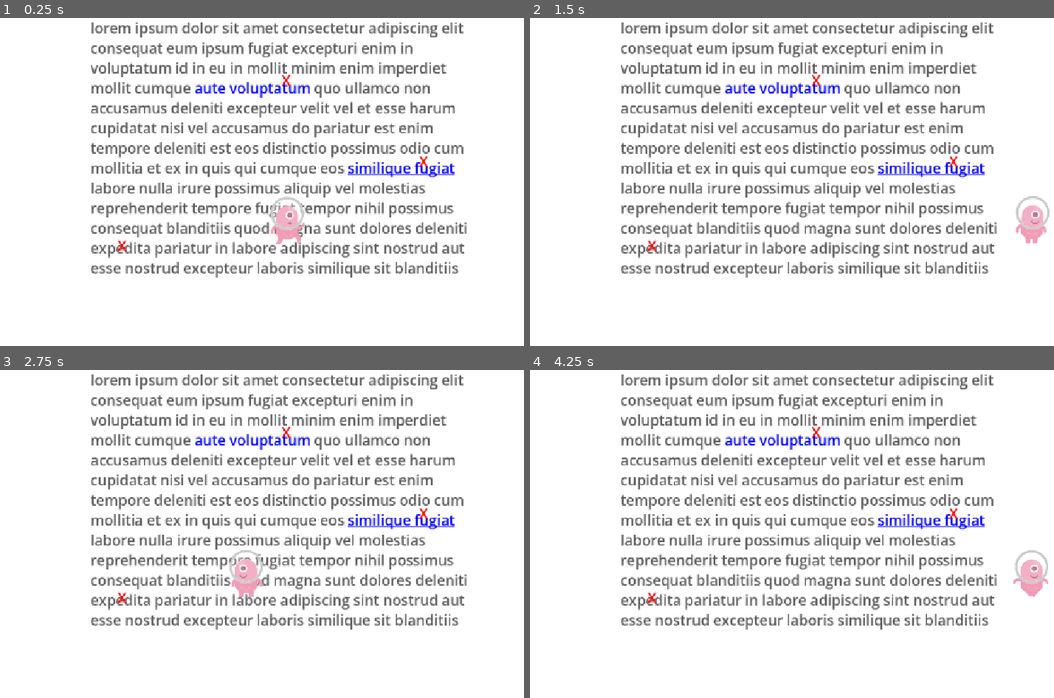
Above: before the commit, frames 1-4 (two rows, left to right).
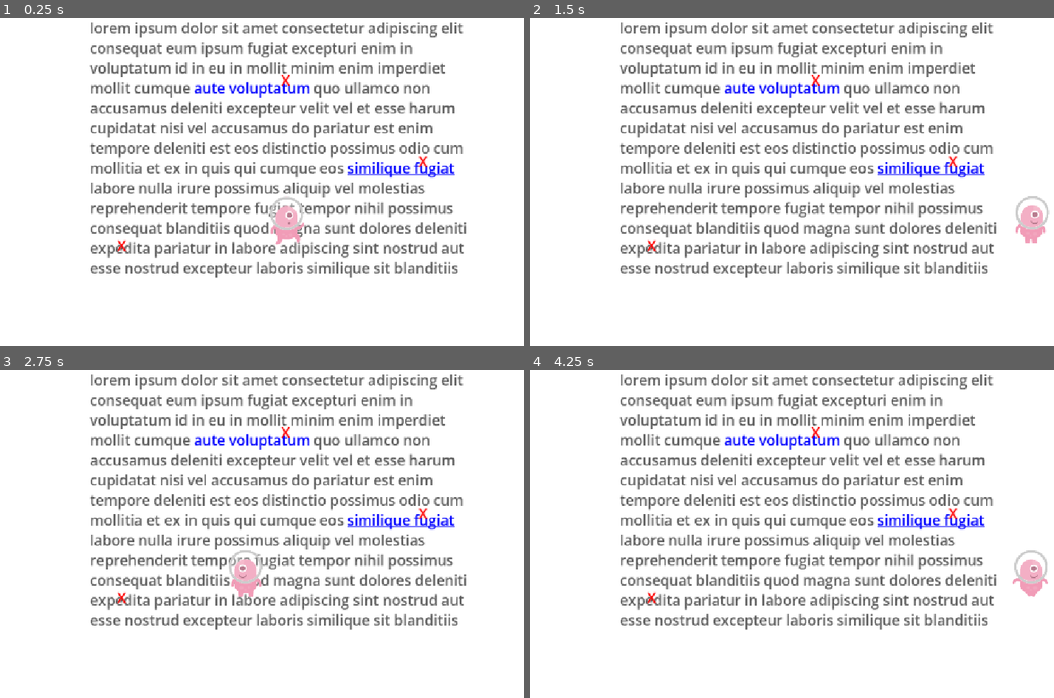
Above: after the commit, the same moments.

Repository: srikark45/AdBlock-Game
Game: Godot game, scene res://platformer/main.tscn
The game is run twice, just before and just after one commit, with the same random seed, the same clock (stepped at 60 frames per second) and the same inputs.
Inputs:
- Up to frame 1 (0.25 s): no input
- Up to frame 2 (1.5 s): hold D (Right) from 0.53 s (still down); tap S (Stomp) at 0.6, 1.35 s; tap Space (Jump) at 0.77 s
- Up to frame 3 (2.75 s): tap Space (Jump) at 1.52 s; release D (Right) at 2.03 s; hold A (Left) from 2.03 s (still down); tap S (Stomp) at 2.1 s
- Up to frame 4 (4.25 s): release A (Left) at 2.78 s; hold D (Right) from 2.78 s (still down); tap S (Stomp) at 2.85, 3.6 s; tap Space (Jump) at 3.02, 3.77 s

The runs differ from the first frame. In frame 1, 12% of the frame differs, in the area x 17-90%, y 1-80%; in frame 2, 12%; in frame 3, 12%; in frame 4, 12%, in the area x 17-99%, y 1-80%.

Commit message:
Follow the player vertically and keep them within the page edges

Diff:
--- a/platformer/main.tscn
+++ b/platformer/main.tscn
@@ -5,6 +5,13 @@
 [ext_resource type="Theme" uid="uid://dqemfcn7a82bj" path="res://platformer/background_text_theme.tres" id="2_hqbv0"]
 [ext_resource type="PackedScene" uid="uid://bfvuahsl3hsbb" path="res://ui/pause_menu.tscn" id="3_v0uhk"]
 [ext_resource type="PackedScene" uid="uid://dqi7mdljcrsvg" path="res://platformer/StompTarget.tscn" id="4_kk7cb"]
+[ext_resource type="Script" path="res://platformer/page_camera.gd" id="5_camera"]
+
+[sub_resource type="WorldBoundaryShape2D" id="LeftEdge"]
+normal = Vector2(1, 0)
+
+[sub_resource type="WorldBoundaryShape2D" id="RightEdge"]
+normal = Vector2(-1, 0)
 
 [sub_resource type="RectangleShape2D" id="RectangleShape2D_bj4t2"]
 size = Vector2(230, 26)
@@ -65,6 +72,17 @@
 
 [node name="PauseMenu" parent="." unique_id=1101973040 instance=ExtResource("3_v0uhk")]
 
+[node name="PageEdges" type="StaticBody2D" parent="."]
+collision_layer = 2
+
+[node name="Left" type="CollisionShape2D" parent="PageEdges"]
+position = Vector2(4, 0)
+shape = SubResource("LeftEdge")
+
+[node name="Right" type="CollisionShape2D" parent="PageEdges"]
+position = Vector2(1148, 0)
+shape = SubResource("RightEdge")
+
 [node name="StompTarget" parent="." unique_id=716176423 instance=ExtResource("4_kk7cb")]
 position = Vector2(243, 503)
 
@@ -74,5 +92,9 @@
 [node name="StompTarget2" parent="." unique_id=2110911514 instance=ExtResource("4_kk7cb")]
 position = Vector2(563, 181)
 
-[node name="Camera2D" type="Camera2D" parent="." unique_id=1475970936]
-position = Vector2(575, 374)
+[node name="Camera2D" type="Camera2D" parent="." unique_id=1475970936 node_paths=PackedStringArray("player")]
+position = Vector2(576, 326)
+offset = Vector2(0, -80)
+process_callback = 0
+script = ExtResource("5_camera")
+player = NodePath("../Player")
--- /dev/null
+++ b/platformer/page_camera.gd
@@ -0,0 +1,9 @@
+extends Camera2D
+
+@export var player: CharacterBody2D
+
+func _ready() -> void:
+	global_position.y = player.global_position.y
+
+func _physics_process(_delta: float) -> void:
+	global_position.y = player.global_position.y
Not shown, added: platformer/page_camera.gd.uid
